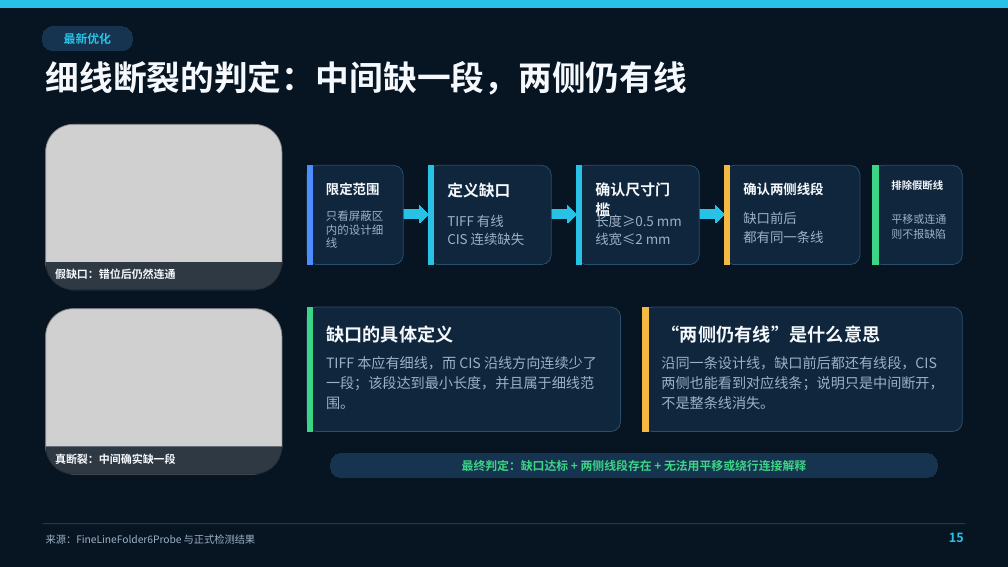
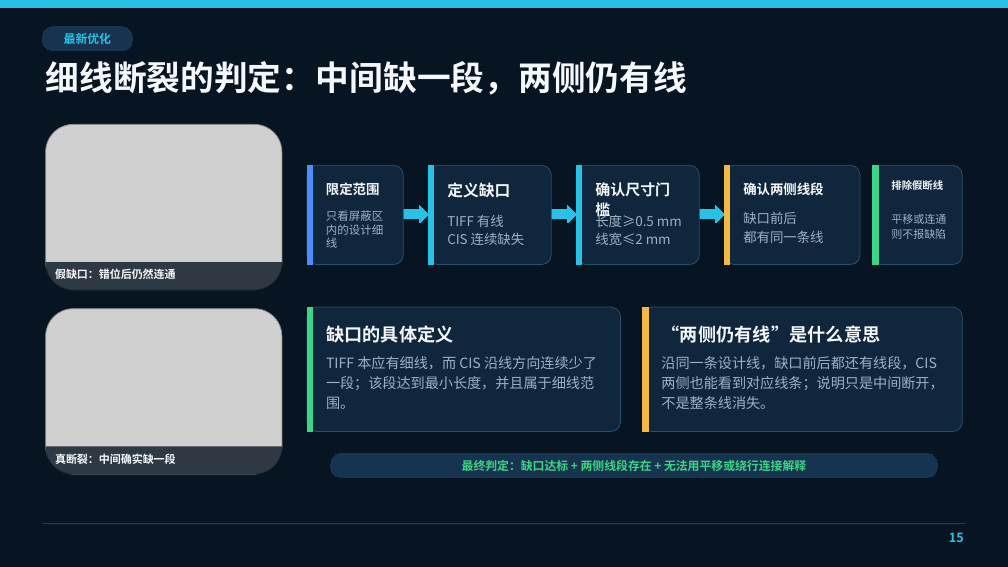
Before and after one commit to Kevin-ykg/CIS_WebInspector, a slide deck: slide 16 of outputs/CIS_WebInspector项目技术汇报.pptx. Drawn at 1008x567 pixels with LibreOffice and Linux fonts; fonts in the diff are those of the drawing; grey boxes stand for pictures. Boxes give left, top, right and bottom in pixels: in the first picture for what was removed or moved away, otherwise in the second. Text is boxed around its words. In the diff, an @@ line names an element or a change of style, - is before the commit and + after.

```diff
--- a/outputs/CIS_WebInspector项目技术汇报.pptx
+++ b/outputs/CIS_WebInspector项目技术汇报.pptx
@@ text removed at [46, 534, 256, 544] @@
-来源：FineLineFolder6Probe 与正式检测结果
```
Also in this commit, not shown: 22 other slides changed, 10 other files.
